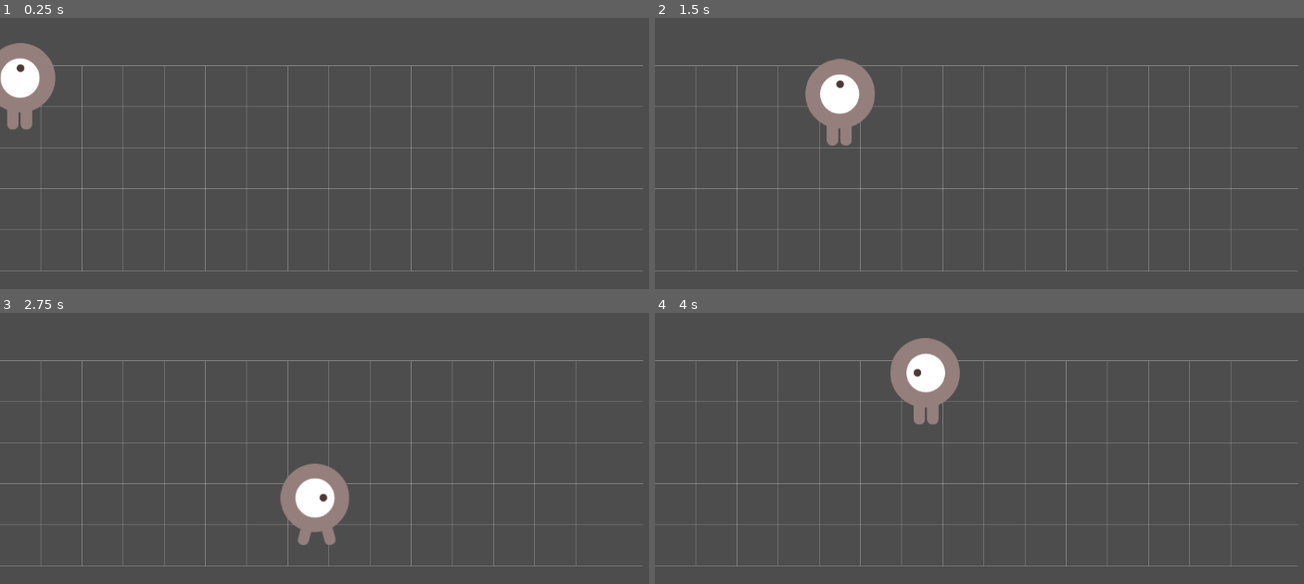
Above: before the commit, frames 1-4 (two rows, left to right).
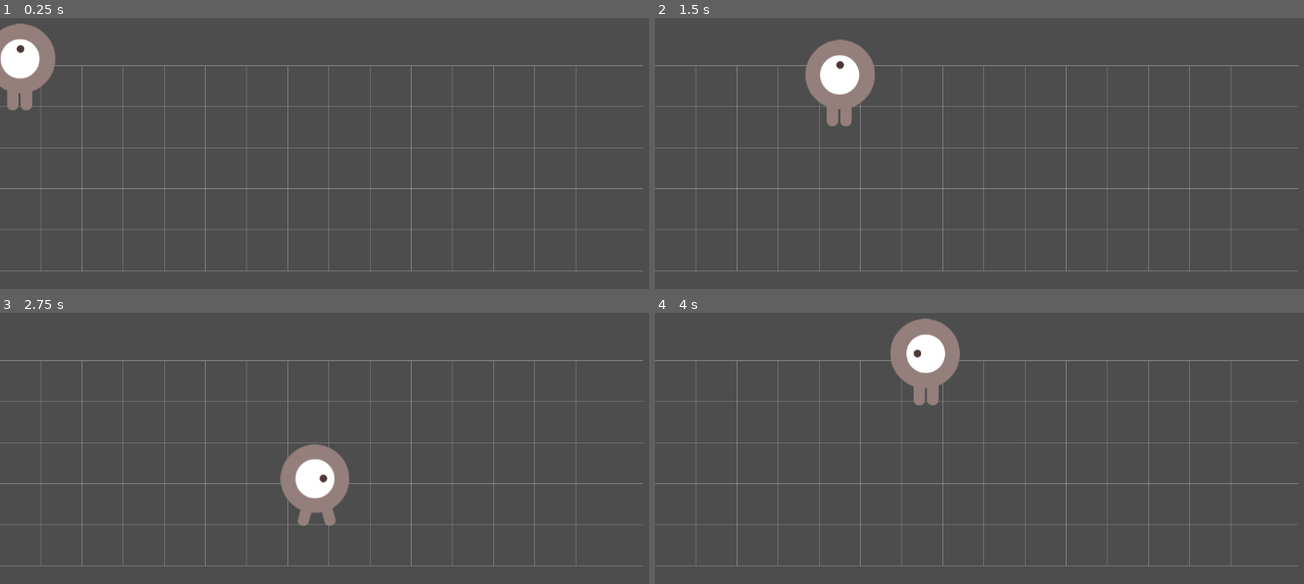
Above: after the commit, the same moments.

Repository: himanushi/godot-test
Game: Godot game, scene res://main.tscn
Same seed, same stepped clock (60 frames per second), same inputs: the game is played once before the commit and once after it.
Inputs:
- Up to frame 1 (0.25 s): no input
- Up to frame 2 (1.5 s): tap Enter at 0.5 s; hold Right (ui_right) 0.53-1.28 s; hold Down (ui_down) from 1.28 s (still down)
- Up to frame 3 (2.75 s): release Down (ui_down) at 2.03 s; hold Right (ui_right) from 2.03 s (still down)
- Up to frame 4 (4 s): release Right (ui_right) at 2.78 s; hold Up (ui_up) 2.78-3.53 s; hold Left (ui_left) from 3.53 s (still down)

The runs differ from the first frame. In frame 1, 2.1% of the frame differs, in the area x 0-9%, y 2-42%; in frame 2, 2.3%, in the area x 23-34%, y 7-48%; in frame 3, 2.3%; in frame 4, 2.3%.

Commit message:
fix: player.gd

Diff:
--- a/srpg/characters/player.gd
+++ b/srpg/characters/player.gd
@@ -2,6 +2,7 @@
 
 const GRID_SIZE = 64  # マス目のサイズ(ピクセル)
 const MOVE_SPEED = 300.0  # 移動速度
+const SPRITE_OFFSET = Vector2(0, -30)  # スプライト表示用オフセット
 
 var grid_position = Vector2i(0, 0)  # グリッド座標
 var target_position = Vector2.ZERO  # 目標位置
@@ -87,5 +88,5 @@
 	return true
 
 func grid_to_pixel(grid_pos: Vector2i) -> Vector2:
-	# マスの中心に配置
-	return Vector2(grid_pos.x * GRID_SIZE + GRID_SIZE / 2, grid_pos.y * GRID_SIZE + GRID_SIZE / 2)
+	# マスの中心に配置 + オフセット
+	return Vector2(grid_pos.x * GRID_SIZE + GRID_SIZE / 2.0, grid_pos.y * GRID_SIZE + GRID_SIZE / 2.0) + SPRITE_OFFSET
